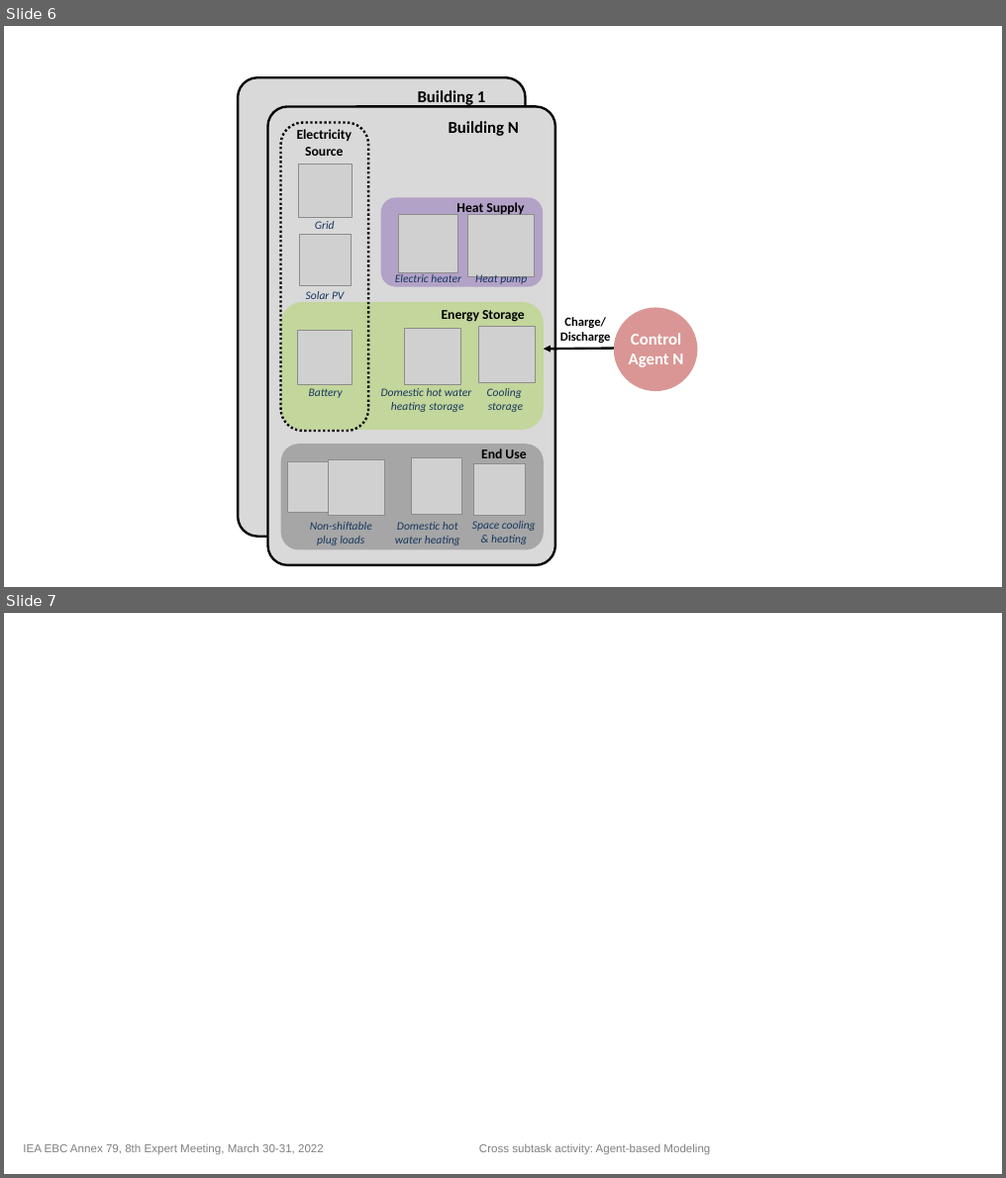
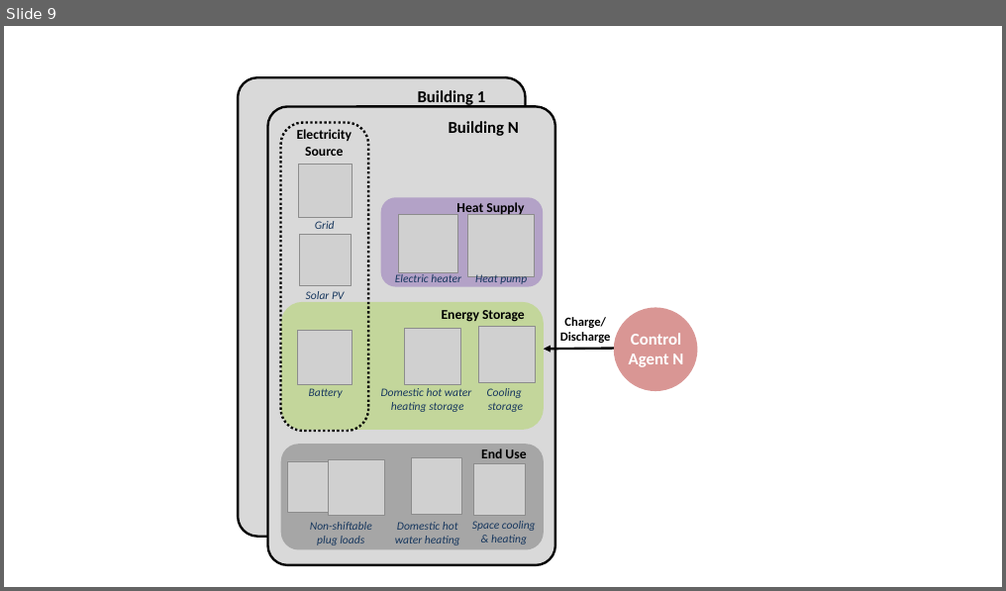
Before and after one commit to intelligent-environments-lab/CityLearn, a slide deck: assets/images/citylearn_systems.pptx. Shown one above the other, each under a label of ours: slides 6 and 7 before the commit, slide 9 after it. The pictures are 1006x1178 and 1006x591 pixels, drawn with LibreOffice and Linux fonts; fonts in the diff are those of the drawing; grey boxes stand for pictures. Boxes give left, top, right and bottom in pixels: in the first picture for what was removed or moved away, otherwise in the second. Text is boxed around its words. In the diff, an @@ line names an element or a change of style, - is before the commit and + after.

```diff
--- a/assets/images/citylearn_systems.pptx
+++ b/assets/images/citylearn_systems.pptx
@@ slide 7 removed at [4,613,1002,1174], background #FFFFFF @@
@@ text removed at [23,1144,710,1156] @@
-IEA EBC Annex 79, 8th Expert Meeting, March 30-31, 2022 Cross subtask activity: Agent-based Modeling
@@ what was slide 6 is now slide 9 @@
```
Also in this commit, not shown: 4 slides added, 1 other slide removed.
